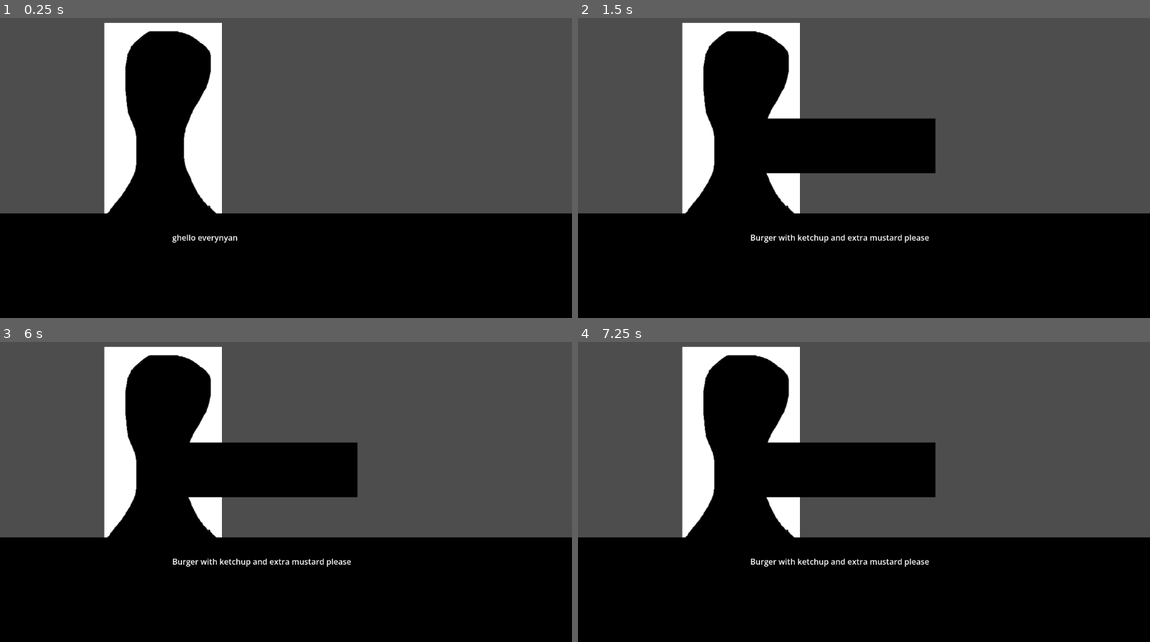
Above: before the commit, frames 1-4 (two rows, left to right).
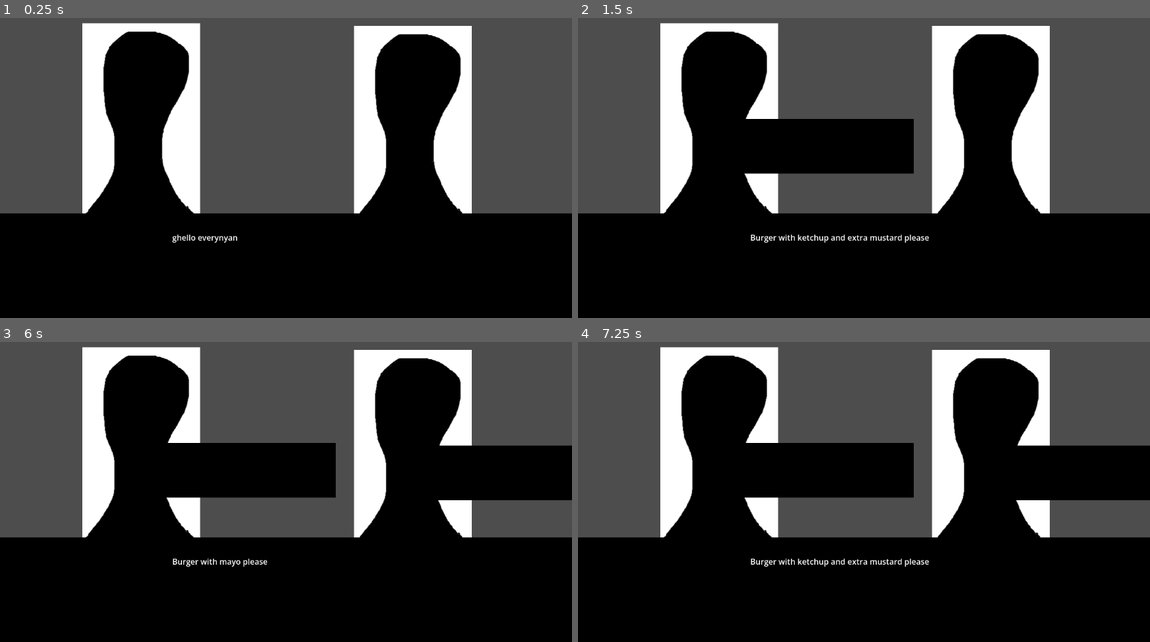
Above: after the commit, the same moments.

Repository: ZiyadAziz/Strange-Tavern
Game: Godot game, scene res://scenes/game.tscn
The game is run twice, just before and just after one commit, with the same random seed, the same clock (stepped at 60 frames per second) and the same inputs.
Inputs (mouse positions are in pixels of both pictures, inside the frame that each line leads up to; where the layout moved, square brackets give the same spot in the first picture):
- Up to frame 1 (0.25 s): no input
- Up to frame 2 (1.5 s): tap Enter at 0.5 s; move the mouse to (743, 120) at 0.52 s; click (743, 120) at 0.67 s; click (818, 147) [841, 144] at 1.25 s
- Up to frame 3 (6 s): click (240, 471) [263, 468] at 2 s; click (240, 471) [263, 468] at 2.75 s; tap Space at 3.5, 5 s; move the mouse to (171, 498) at 3.52 s; click (171, 498) at 3.67 s; tap Enter at 4.25, 5.75 s; move the mouse to (343, 411) at 4.27 s; click (343, 411) at 4.42 s; move the mouse to (257, 546) at 5.02 s; click (257, 546) at 5.17 s; move the mouse to (457, 528) at 5.77 s; click (457, 528) at 5.92 s
- Up to frame 4 (7.25 s): tap Space at 6.5 s; move the mouse to (692, 432) at 6.52 s; click (692, 432) at 6.67 s

The runs differ from the first frame. In frame 1, 22% of the frame differs, in the area x 14-83%, y 1-66%; in frame 2, 21%; in frame 3, 25%, in the area x 14-100%, y 1-75%; in frame 4, 25%.

Commit message:
added a 2nd customer for testing purposes

Diff:
--- a/scenes/game.tscn
+++ b/scenes/game.tscn
@@ -3,6 +3,7 @@
 [ext_resource type="Script" uid="uid://bn5maxh23b082" path="res://scripts/game_manager.gd" id="1_lnu2h"]
 [ext_resource type="Texture2D" uid="uid://c55gjbsebqr31" path="res://assets/prototypeCountertop.png" id="1_uwrxv"]
 [ext_resource type="PackedScene" uid="uid://8cxbnjc3kgod" path="res://scenes/test_customer.tscn" id="2_yqjtg"]
+[ext_resource type="PackedScene" uid="uid://io85mchdjk2u" path="res://scenes/test_customer2.tscn" id="4_lbhrr"]
 
 [node name="Game" type="Node2D" unique_id=891971933]
 
@@ -26,5 +27,10 @@
 position = Vector2(13, 369)
 texture = ExtResource("1_uwrxv")
 
-[node name="Test_Customer" parent="." unique_id=1121484241 instance=ExtResource("2_yqjtg")]
-position = Vector2(-247, -78)
+[node name="Customers" type="Node" parent="." unique_id=2075041887]
+
+[node name="Test_Customer" parent="Customers" unique_id=1121484241 instance=ExtResource("2_yqjtg")]
+position = Vector2(-291, -77)
+
+[node name="Test_Customer2" parent="Customers" unique_id=180401904 instance=ExtResource("4_lbhrr")]
+position = Vector2(256, -72)
--- /dev/null
+++ b/scenes/test_customer2.tscn
@@ -0,0 +1,17 @@
+[gd_scene format=3 uid="uid://io85mchdjk2u"]
+
+[ext_resource type="Script" uid="uid://d4kpt56dslqku" path="res://scripts/test_customer_2.gd" id="1_6o043"]
+[ext_resource type="Texture2D" uid="uid://bqekldnxhjty5" path="res://assets/prototypeCustomer.png" id="2_8tfac"]
+
+[sub_resource type="RectangleShape2D" id="RectangleShape2D_ljx8c"]
+size = Vector2(237, 386)
+
+[node name="Test_Customer" type="Area2D" unique_id=180401904]
+script = ExtResource("1_6o043")
+
+[node name="Sprite2D" type="Sprite2D" parent="." unique_id=504091932]
+texture = ExtResource("2_8tfac")
+
+[node name="CollisionShape2D" type="CollisionShape2D" parent="." unique_id=2035881768]
+position = Vector2(0.5, 0)
+shape = SubResource("RectangleShape2D_ljx8c")
--- /dev/null
+++ b/scripts/test_customer_2.gd
@@ -0,0 +1,35 @@
+extends Area2D
+
+@onready var game_manager = get_node("/root/Game/GameManager")
+
+# Preload the order scene
+const OrderScene = preload("res://scenes/test_order.tscn")
+
+#These dont need to be edited
+var dialogue := "Burger with mayo please"
+var order_taken := false
+
+#made up example, but the first index would
+#be the menu item (burger), and the rest would be what
+#is on the burger itself, 1 is ketchup, 2 is mustard
+#There is 2 mustards since they wanted extra
+var order:= ["Burger", 1, 2, 2]
+
+func _input_event(viewport: Viewport, event: InputEvent, shape_idx: int) -> void:
+	if event is InputEventMouseButton and event.button_index == MOUSE_BUTTON_LEFT and event.is_pressed():
+		game_manager.update_dialogue(dialogue)
+		print("hello")
+
+		if !order_taken:
+			instantiate_order()
+			order_taken = true
+
+func instantiate_order():
+	var new_order = OrderScene.instantiate()
+
+	# Pass the order data to the order scene
+	new_order.setup(order)
+
+	# Add it to the scene tree, not sure what should be adding it, doing the customer themselves so that the order can queuefree the customer
+	#game_manager.add_child(new_order)
+	self.add_child(new_order)
Not shown, added: scripts/test_customer_2.gd.uid
